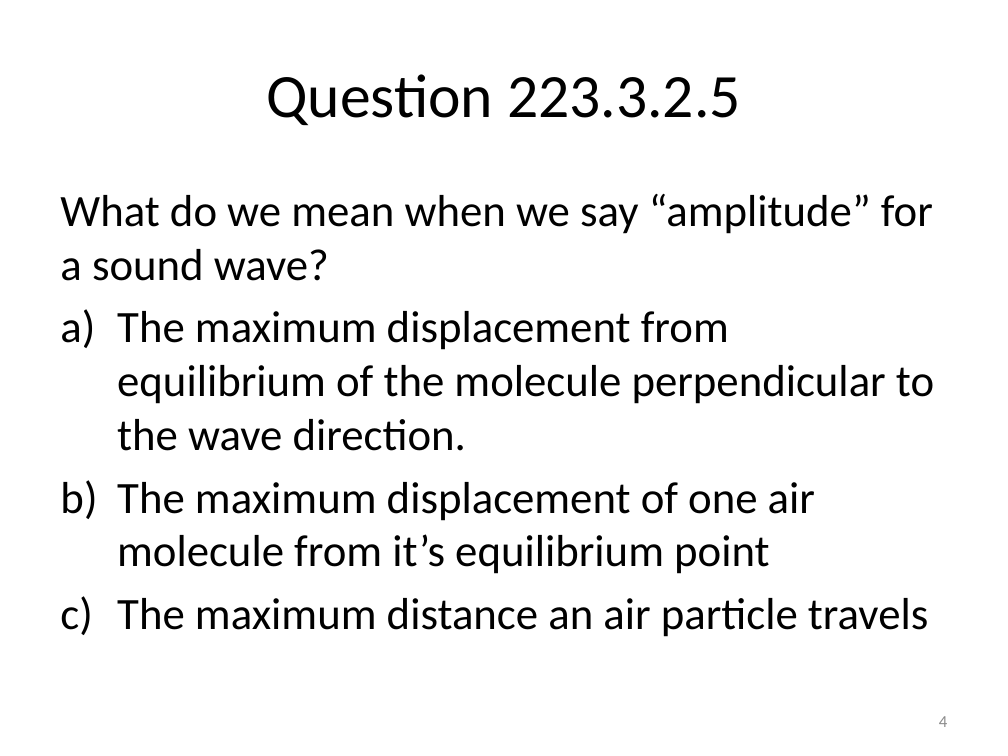
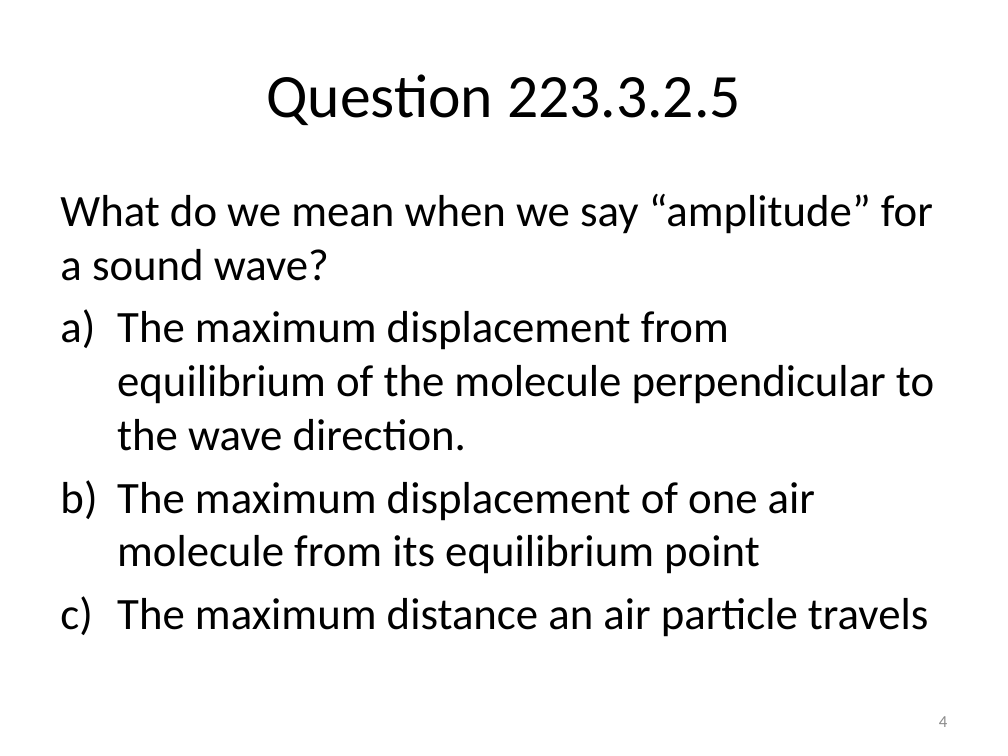
Before and after one commit to rtlines/PH223-Engineering-Physics, a slide deck: slide 4 of Slides/PH223_Lecture_03.pptx. Drawn at 1008x756 pixels with LibreOffice and Linux fonts; fonts in the diff are those of the drawing. Boxes give left, top, right and bottom in pixels: in the first picture for what was removed or moved away, otherwise in the second. Text is boxed around its words. In the diff, an @@ line names an element or a change of style, - is before the commit and + after.

```diff
--- a/Slides/PH223_Lecture_03.pptx
+++ b/Slides/PH223_Lecture_03.pptx
@@ text at box(117, 482, 815, 574): text changed @@
-b) The maximum displacement of one air molecule from it’s equilibrium point
+b) The maximum displacement of one air molecule from its equilibrium point
```
Also in this commit, not shown: 1 other slide changed, 1 slide added, 1 slide removed, 55 other files.
